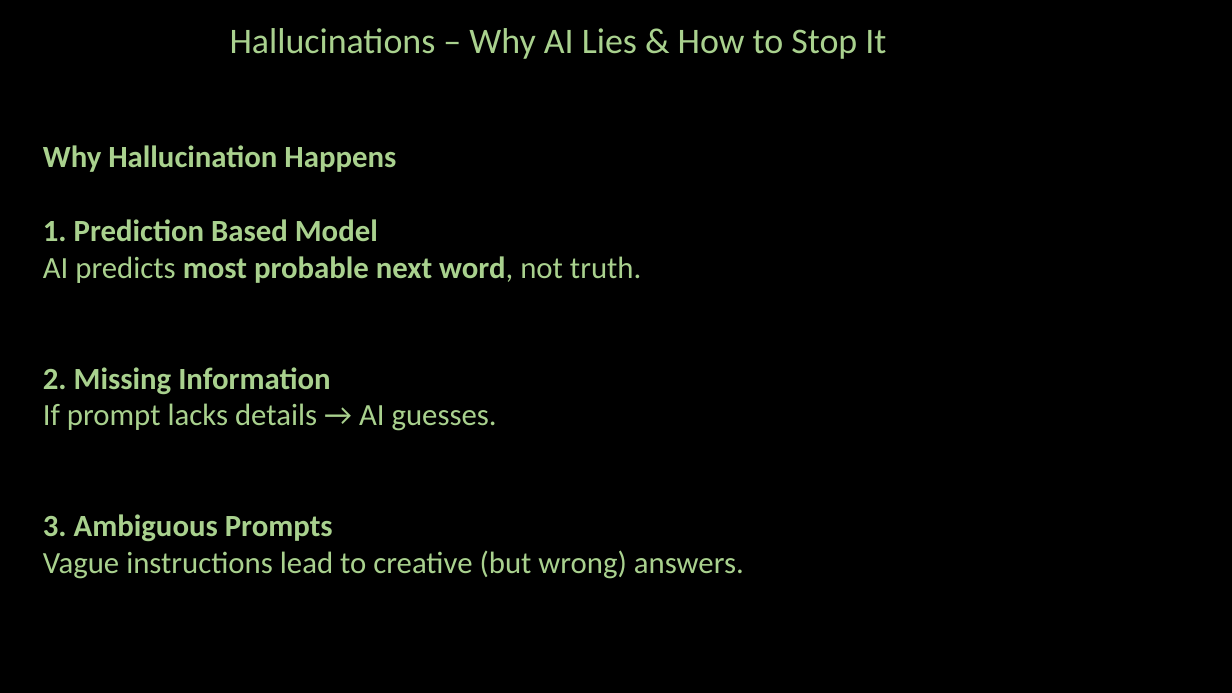
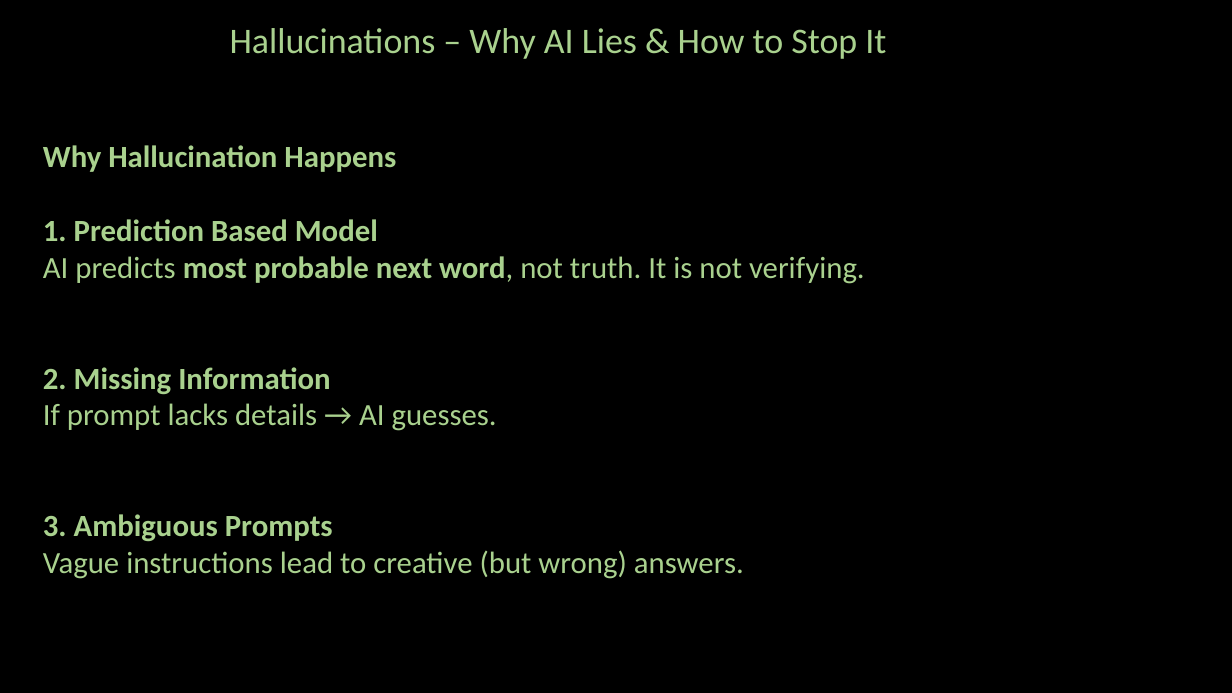
Before and after one commit to ash322ash422/youtube, a slide deck: slide 9 of prompt_engineering/pe-1-basics_Tokenization_Hallucinations_PromptFormula_v2.pptx. Drawn at 1232x693 pixels with LibreOffice and Linux fonts; fonts in the diff are those of the drawing; background and template pictures are left out. Boxes give left, top, right and bottom in pixels: in the first picture for what was removed or moved away, otherwise in the second. Text is boxed around its words. In the diff, an @@ line names an element or a change of style, - is before the commit and + after.

```diff
--- a/prompt_engineering/pe-1-basics_Tokenization_Hallucinations_PromptFormula_v2.pptx
+++ b/prompt_engineering/pe-1-basics_Tokenization_Hallucinations_PromptFormula_v2.pptx
@@ text at (43, 256, 865, 284): text changed @@
-AI predicts most probable next word, not truth.
+AI predicts most probable next word, not truth. It is not verifying.
```
Also in this commit, not shown: 6 other slides changed, 11 other files.
